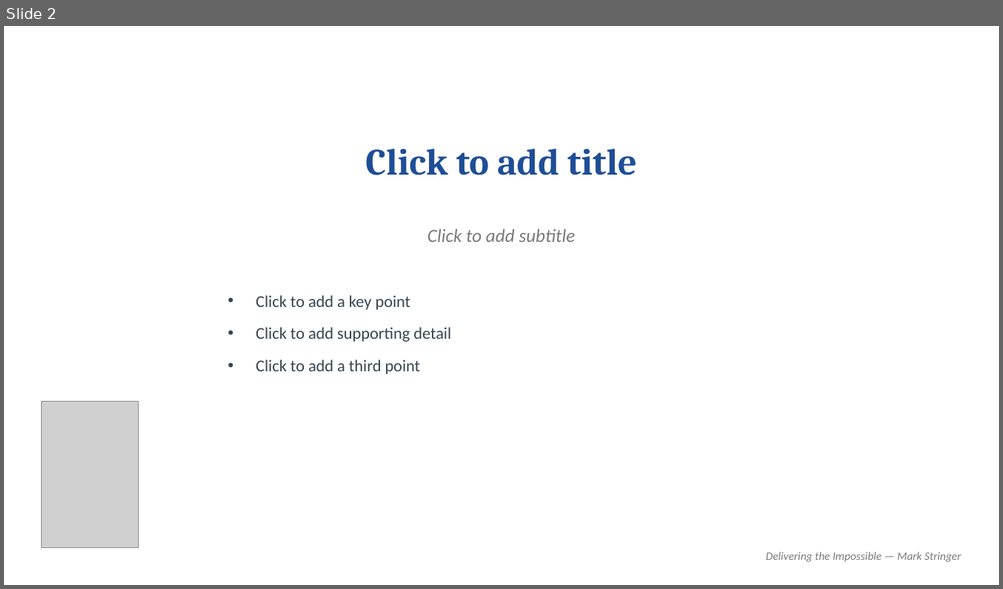
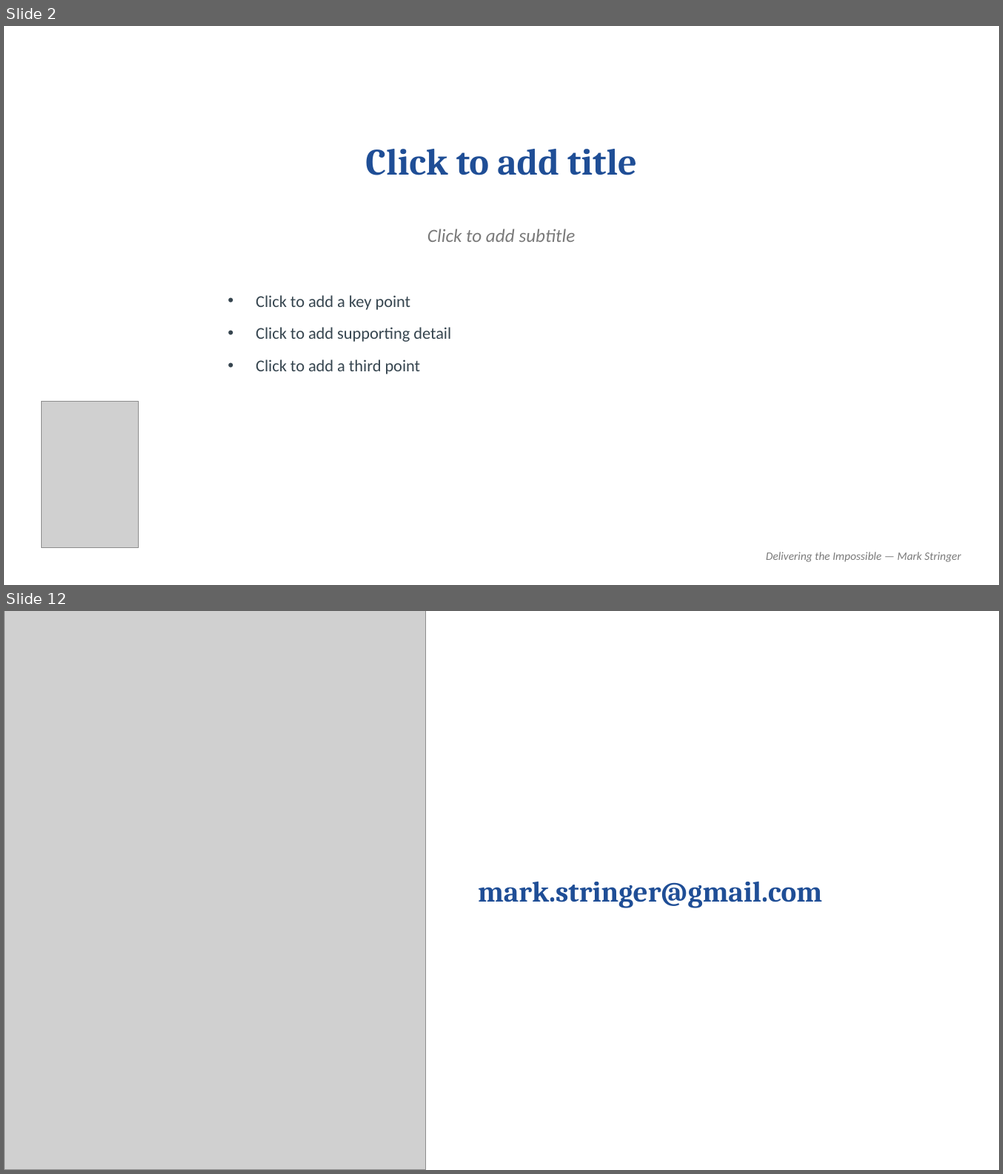
Before and after one commit to MarkStringer/MarketingControlPlane, a slide deck: templates/book-cover-slide-template.pptx. Shown one above the other, each under a label of ours: slide 2 before the commit, slides 2 and 12 after it; the slides between them are not shown. The pictures are 1003x589 and 1003x1174 pixels, drawn with LibreOffice and Linux fonts; fonts in the diff are those of the drawing; grey boxes stand for pictures. Boxes give left, top, right and bottom in pixels: in the first picture for what was removed or moved away, otherwise in the second. Text is boxed around its words. In the diff, an @@ line names an element or a change of style, - is before the commit and + after.

```diff
--- a/templates/book-cover-slide-template.pptx
+++ b/templates/book-cover-slide-template.pptx
@@ slide 12 added at <box>4,611,999,1170</box>, background #FFFFFF @@
@@ picture added at <box>4,611,426,1170</box> @@
@@ text added at <box>478,881,822,908</box>, 28 pt, text #1F4E96, bold @@
+mark.stringer@gmail.com
```
Also in this commit, not shown: 10 slides changed.
